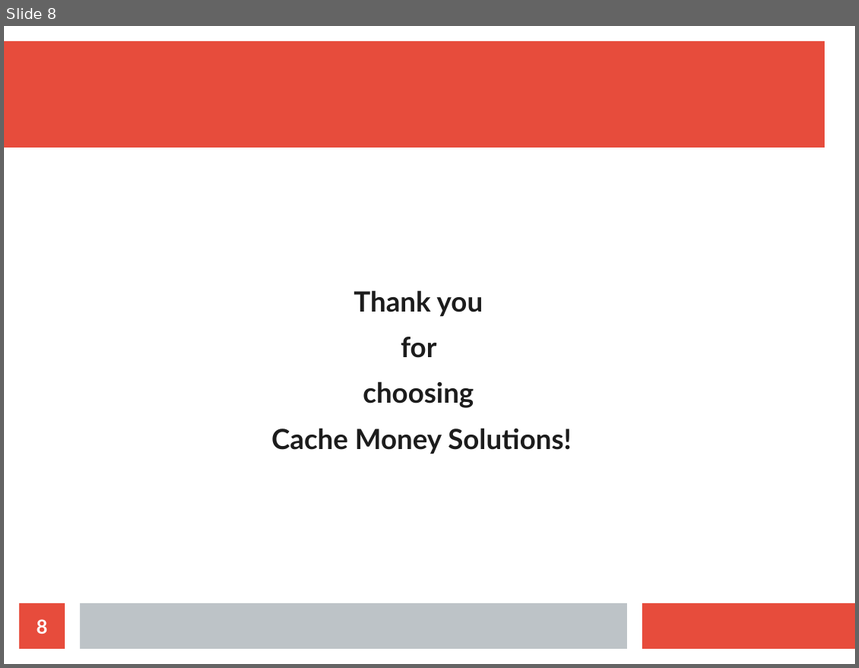
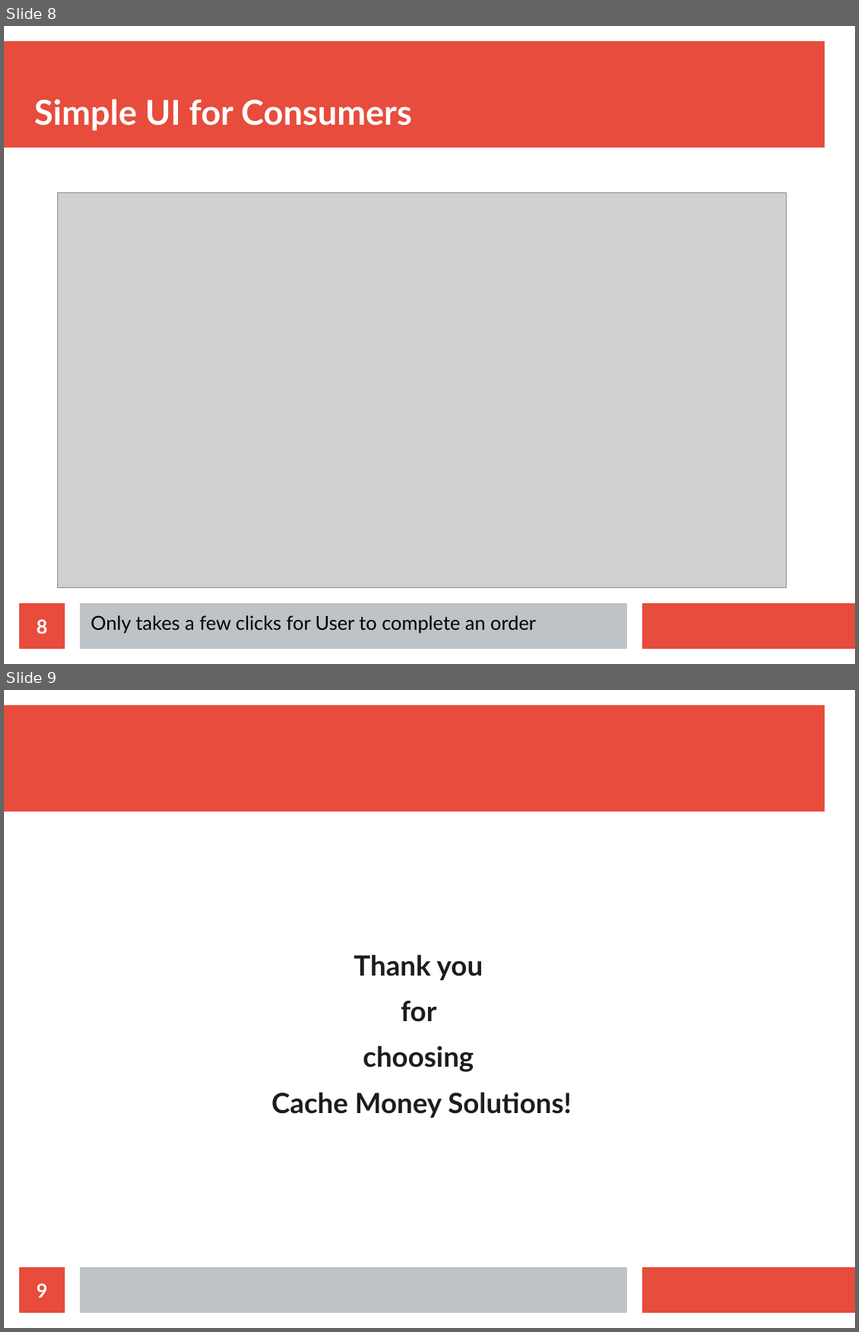
Before and after one commit to chrisjakins/ice-cream, a slide deck: ice cream presentation.odp. Shown one above the other, each under a label of ours: slide 8 before the commit, slides 8 and 9 after it. The pictures are 859x668 and 859x1332 pixels, drawn with LibreOffice and Linux fonts; fonts in the diff are those of the drawing; grey boxes stand for pictures. Boxes give left, top, right and bottom in pixels: in the first picture for what was removed or moved away, otherwise in the second. Text is boxed around its words. In the diff, an @@ line names an element or a change of style, - is before the commit and + after.

```diff
--- a/ice cream presentation.odp
+++ b/ice cream presentation.odp
@@ slide 8 added at box(4, 26, 855, 664), background #FFFFFF; not listed: 3 template elements that a slide beside it also shows @@
@@ title added at box(34, 99, 412, 131), 32 pt, text #FFFFFF, bold @@
+Simple UI for Consumers
@@ picture added at box(58, 193, 788, 588) @@
@@ page number added at box(19, 604, 65, 649), fill #E74C3C, 18 pt, text #FFFFFF, bold @@
+8
@@ text added at box(91, 616, 536, 634), 18 pt, text #000000 @@
+Only takes a few clicks for User to complete an order
@@ what was slide 8 is now slide 9 @@
@@ page number at box(37, 1284, 48, 1298): text changed @@
-8
+9
```
